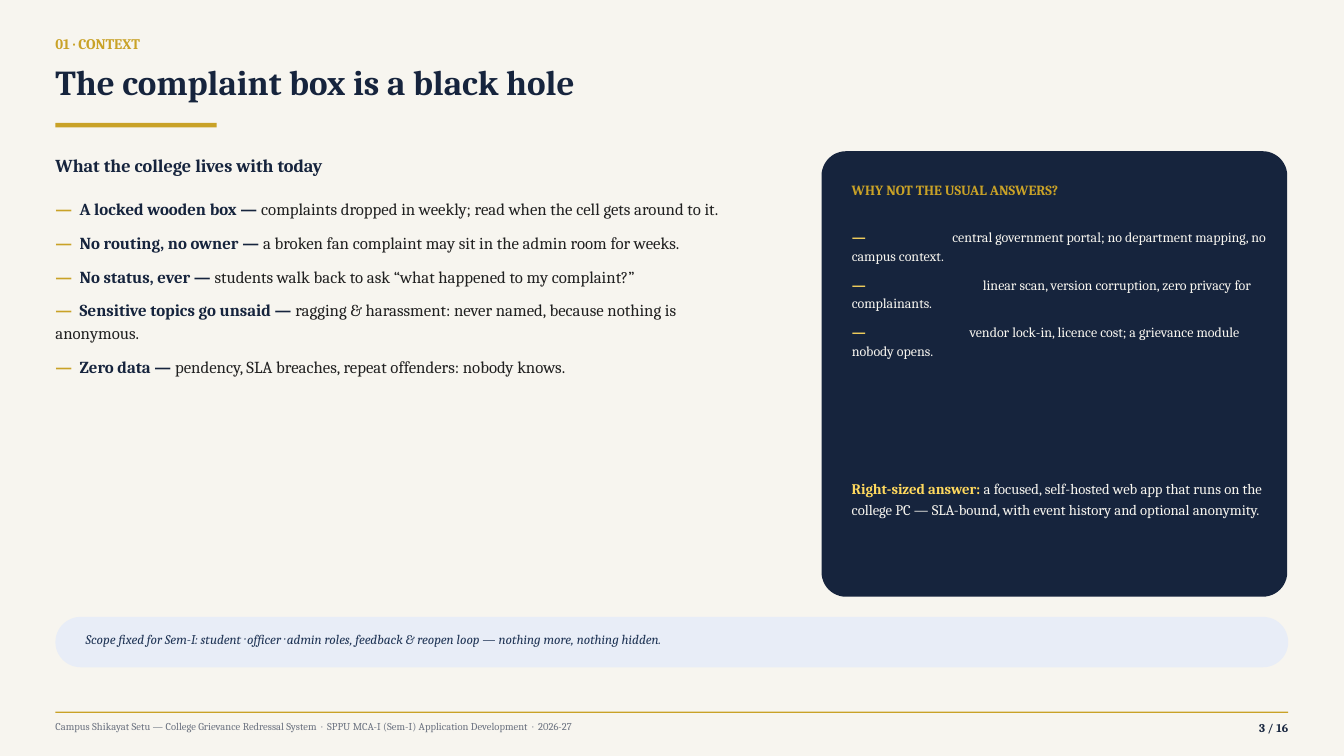
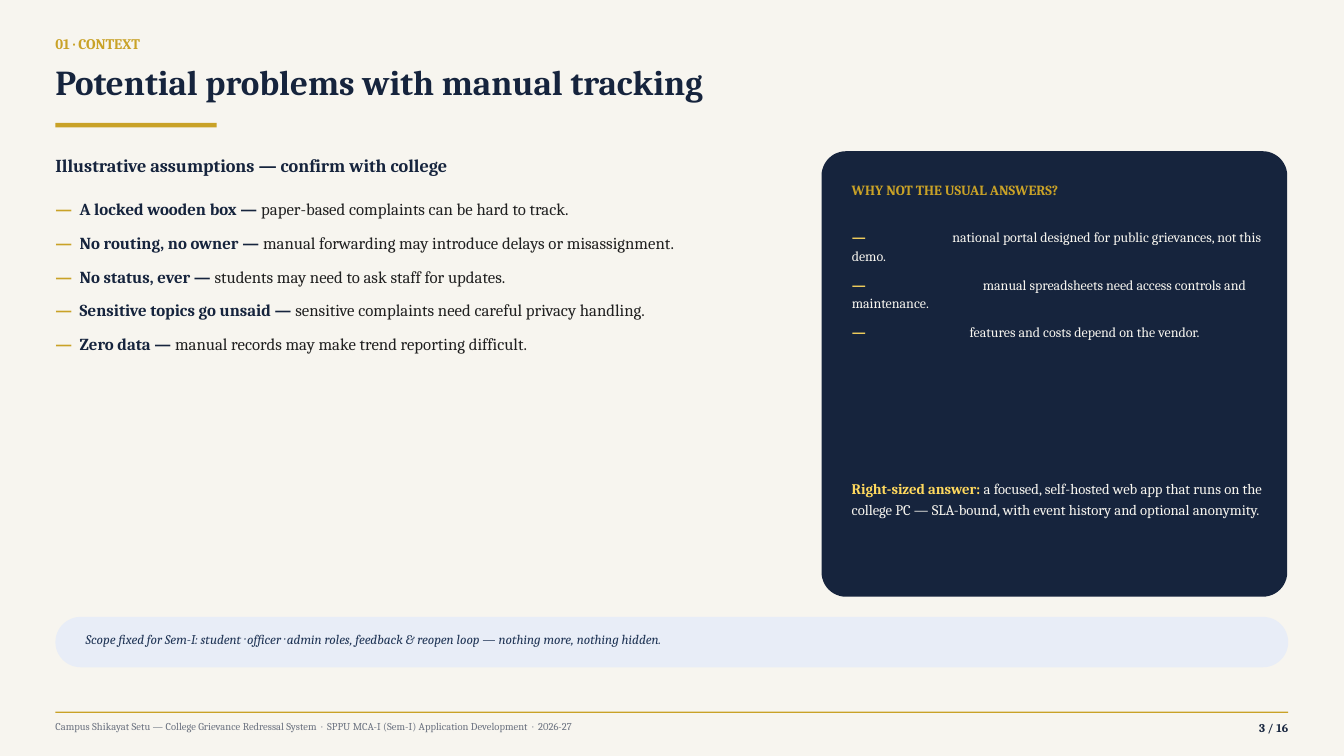
Before and after one commit to Yashwant-git392/Yashwant-git392, a slide deck: slide 3 of shikayat-setu/presentation/CampusShikayatSetu_MCA-Mini-Project_Review.pptx. Drawn at 1344x756 pixels with LibreOffice and Linux fonts; fonts in the diff are those of the drawing. Boxes give left, top, right and bottom in pixels: in the first picture for what was removed or moved away, otherwise in the second. Text is boxed around its words. In the diff, an @@ line names an element or a change of style, - is before the commit and + after.

Commit message:
Strengthen review documentation and routing report

```diff
--- a/shikayat-setu/presentation/CampusShikayatSetu_MCA-Mini-Project_Review.pptx
+++ b/shikayat-setu/presentation/CampusShikayatSetu_MCA-Mini-Project_Review.pptx
@@ text at bbox=[55, 70, 703, 103]: text changed @@
-The complaint box is a black hole
+Potential problems with manual tracking
@@ text at bbox=[55, 159, 448, 176]: text changed @@
-What the college lives with today
+Illustrative assumptions — confirm with college
@@ text at bbox=[80, 203, 674, 354]: text changed @@
-— A locked wooden box — complaints dropped in weekly; read when the cell gets around to it.
-— No routing, no owner — a broken fan complaint may sit in the admin room for weeks.
-— No status, ever — students walk back to ask “what happened to my complaint?”
-— Sensitive topics go unsaid — ragging & harassment: never named, because nothing is anonymous.
-— Zero data — pendency, SLA breaches, repeat offenders: nobody knows.
+— A locked wooden box — paper-based complaints can be hard to track.
+— No routing, no owner — manual forwarding may introduce delays or misassignment.
+— No status, ever — students may need to ask staff for updates.
+— Sensitive topics go unsaid — sensitive complaints need careful privacy handling.
+— Zero data — manual records may make trend reporting difficult.
@@ text at bbox=[852, 232, 1261, 340]: text changed @@
-— CPGRAMS — central government portal; no department mapping, no campus context.
-— Excel registers — linear scan, version corruption, zero privacy for complainants.
-— ERP add-ons — vendor lock-in, licence cost; a grievance module nobody opens.
+— CPGRAMS — national portal designed for public grievances, not this demo.
+— Excel registers — manual spreadsheets need access controls and maintenance.
+— ERP add-ons — features and costs depend on the vendor.
```
Also in this commit, not shown: 8 other slides changed, 39 other files.
